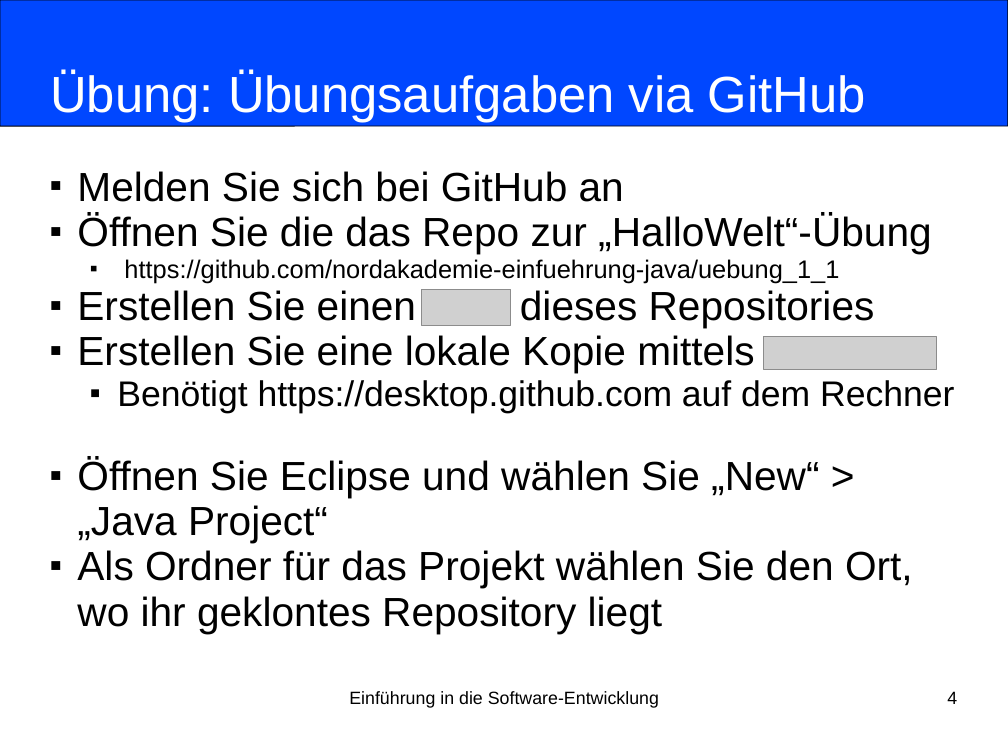
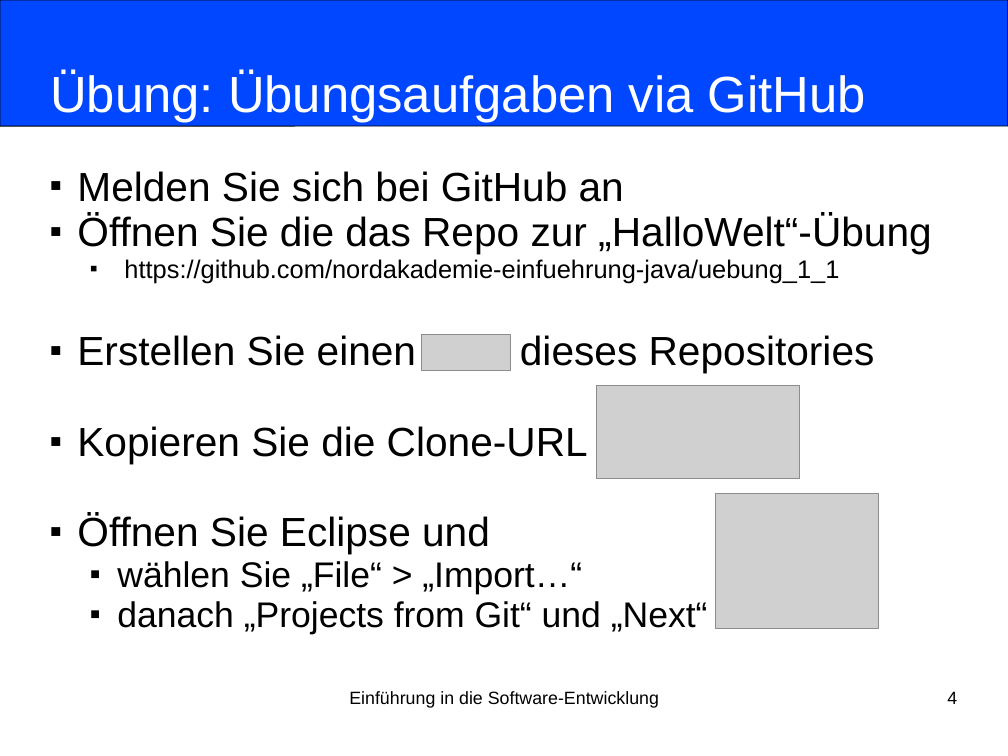
Before and after one commit to nordakademie-einfuehrung-java/vorlesungsskript, a slide deck: slide 4 of folien/Semester_03_Termin_02_Kapitel02.ppt. Drawn at 1008x756 pixels with LibreOffice and Linux fonts; fonts in the diff are those of the drawing; grey boxes stand for pictures. Boxes give left, top, right and bottom in pixels: in the first picture for what was removed or moved away, otherwise in the second. Text is boxed around its words. In the diff, an @@ line names an element or a change of style, - is before the commit and + after.

Commit message:
switched to Eclipse plugin for Git instead of GitHub for Desktop

```diff
--- a/folien/Semester_03_Termin_02_Kapitel02.ppt
+++ b/folien/Semester_03_Termin_02_Kapitel02.ppt
@@ picture: place and size @@
-picture at box(422, 289, 511, 325)
+picture at box(422, 335, 511, 370)
@@ picture: place and size @@
-picture at box(764, 337, 938, 369)
+picture at box(596, 385, 799, 478)
@@ subtitle at box(77, 426, 708, 634): text changed; size 32 to 28 pt @@
-■ Erstellen Sie eine lokale Kopie mittels
-  ■ Benötigt https://desktop.github.com auf dem Rechner
-■ Öffnen Sie Eclipse und wählen Sie „New“ > „Java Project“
-■ Als Ordner für das Projekt wählen Sie den Ort, wo ihr geklontes Repository liegt
+■ Kopieren Sie die Clone-URL
+■ Öffnen Sie Eclipse und
+  ■ wählen Sie „File“ > „Import…“
+  ■ danach „Projects from Git“ und „Next“
@@ picture added at box(716, 493, 879, 628) @@
```
Also in this commit, not shown: 2 other slides changed, 4 slides added.
